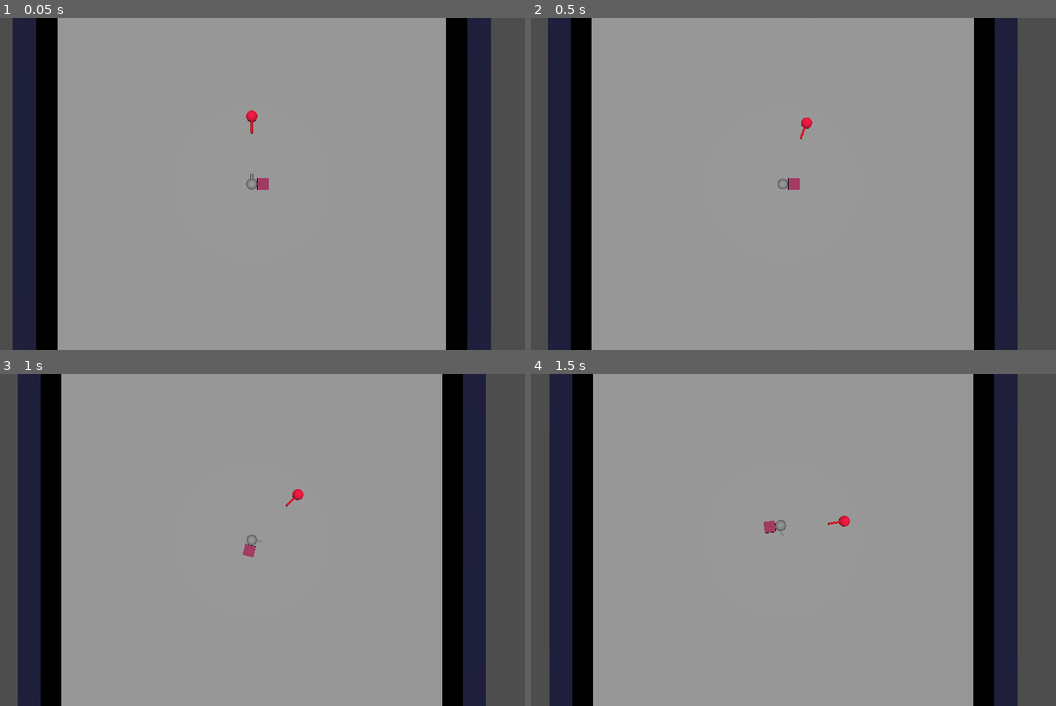
Above: before the commit, frames 1-4 (two rows, left to right).
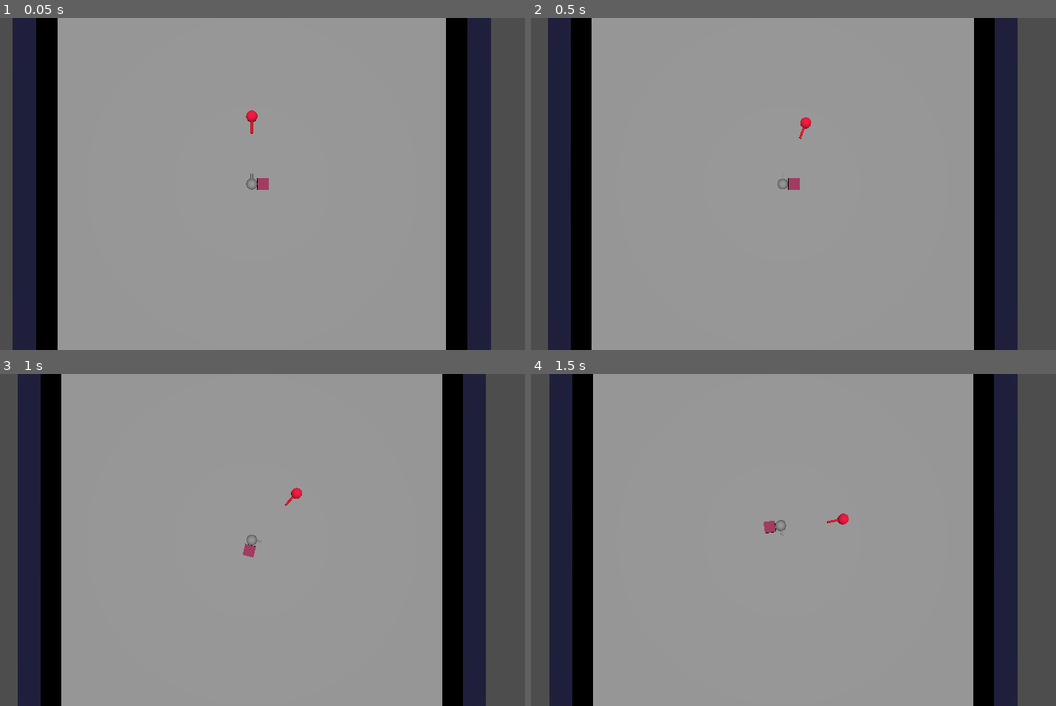
Above: after the commit, the same moments.

Repository: karstenpedersen/robo-blocks
Game: Godot game, scene res://src/scenes/game-scenes/tobias-world.tscn
Same seed, same stepped clock (60 frames per second), same inputs: the game is played once before the commit and once after it. This scene is started directly instead of the project's main scene.
Inputs (mouse positions are in pixels of both pictures, inside the frame that each line leads up to):
- Up to frame 1 (0.05 s): no input
- Up to frame 2 (0.5 s): no input
- Up to frame 3 (1 s): move the mouse to (383, 523) at 0.52 s; hold D (move_right) from 0.53 s (still down); tap V (death) at 0.6 s
- Up to frame 4 (1.5 s): move the mouse to (662, 556) at 1.27 s; release D (move_right) at 1.28 s; hold S (move_down) from 1.28 s (still down); tap P (increase_points) at 1.35 s

Frame 1 is identical in both runs. In frame 2, less than 0.1% of the frame differs, in the area x 51-54%, y 29-37%; in frame 3, less than 0.1%; in frame 4, less than 0.1%, in the area x 56-61%, y 42-46%.

Commit message:
Fix strafing and cleanup enemy code

Diff:
--- a/src/entities/enemies/enemy.gd
+++ b/src/entities/enemies/enemy.gd
@@ -7,7 +7,7 @@
 }
 
 @export var forward_accel = 4000
-@export var strafe_accel = 500
+@export var strafe_accel = 4000
 @export var max_speed = 4
 
 # Distance at which the enemy tries to keep the player
@@ -44,28 +44,22 @@
 		EnemyMode.WANDER:
 			apply_force(transform.basis.z.normalized() * forward_accel * delta)
 		EnemyMode.FOLLOW_TARGET:
-			#var direction = position.direction_to(target.position)
-			#var target_angle = atan2(direction.x, direction.z)
-			#rotation.y = rotate_toward(rotation.y, target_angle, rotation_speed * delta)
-
 			var distance = position.distance_to(target.position)
 			var angle_diff = turret.get_angle_diff()
 			var distance_diff = abs(distance - follow_distance)
-			if angle_diff < follow_angle_threshold and distance < follow_distance + follow_distance_tolerance:
-				apply_force(transform.basis.x.normalized() * forward_accel * delta)
 			if angle_diff < follow_angle_threshold:
+				# Turret is pointing at player
 				if distance_diff > follow_distance_tolerance:
-					print("dont strafe")
+					# Adjust distance to player
 					if distance > follow_distance:
+						# Follow player
 						apply_force(transform.basis.z.normalized() * forward_accel * delta)
 					elif distance < follow_distance:
+						# Move away from player
 						apply_force(-transform.basis.z.normalized() * forward_accel * delta)
 				else:
-					print("strafe")
+					# Strafe around player
 					apply_force(transform.basis.x.normalized() * strafe_accel * delta)
-
-
-
 
 func _integrate_forces(state: PhysicsDirectBodyState3D) -> void:
 	var velocity = state.get_linear_velocity()
